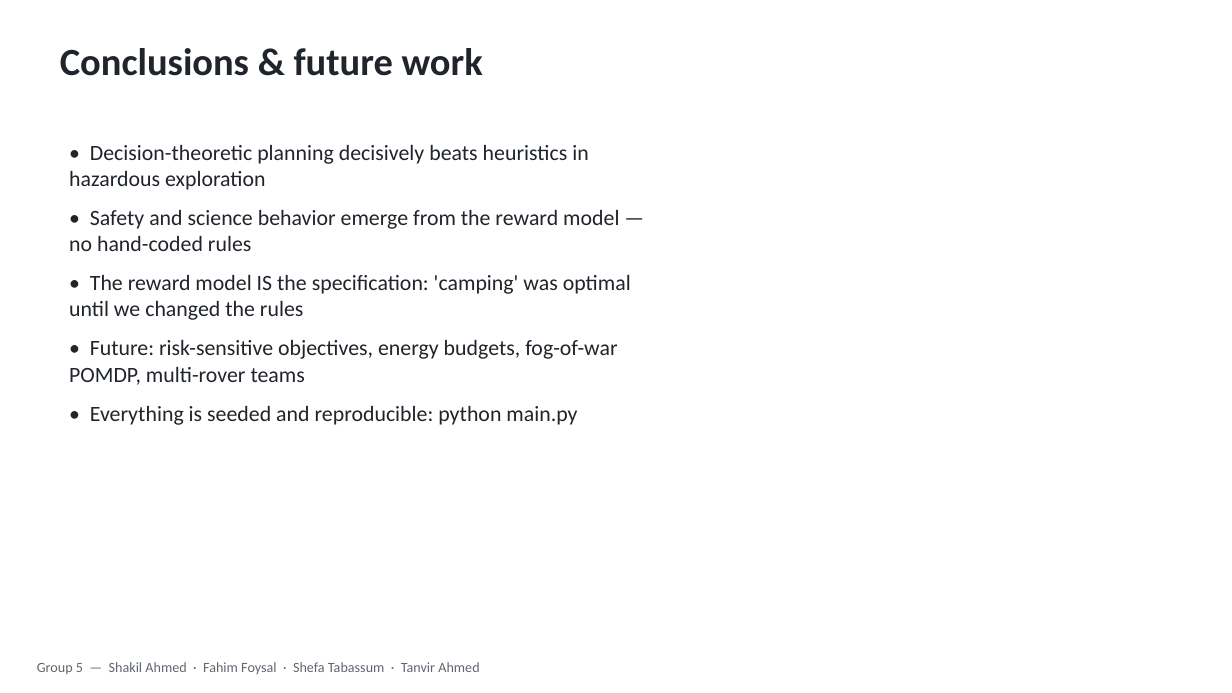
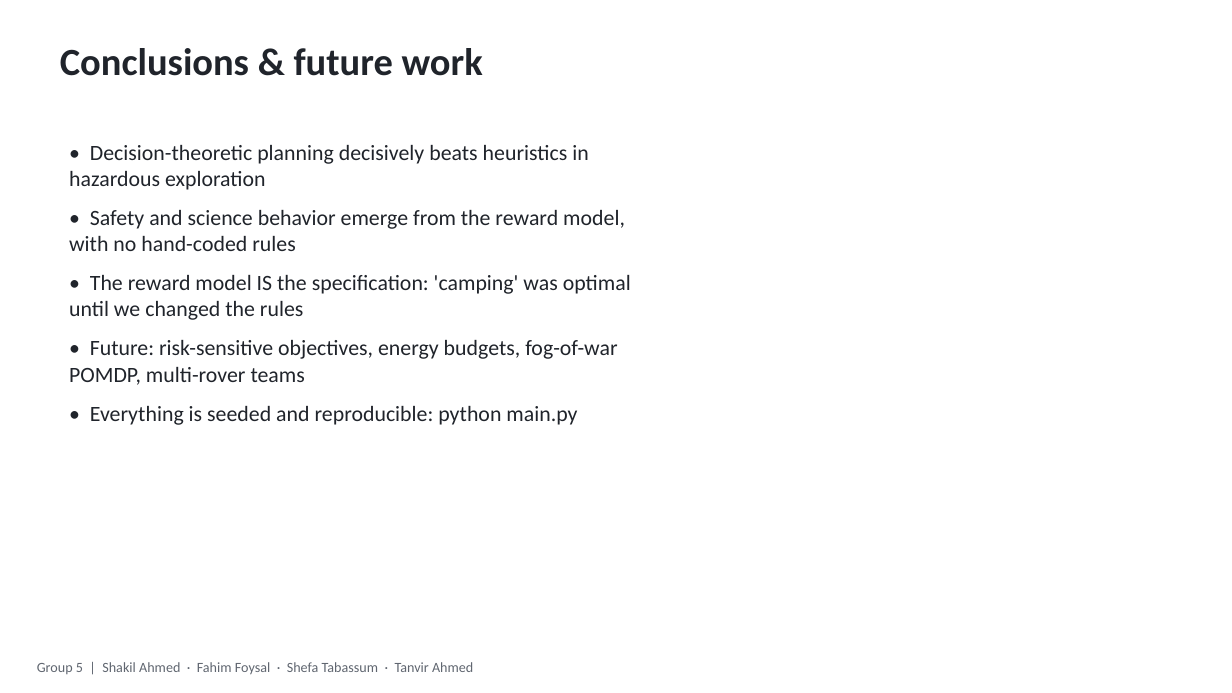
Before and after one commit to MRSHAKILS/Autonomous-Volcanic-Terrain-Exploration-Using-Markov-Decision-Process, a slide deck: slide 9 of others/final_presentation.pptx. Drawn at 1232x693 pixels with LibreOffice and Linux fonts; fonts in the diff are those of the drawing. Boxes give left, top, right and bottom in pixels: in the first picture for what was removed or moved away, otherwise in the second. Text is boxed around its words. In the diff, an @@ line names an element or a change of style, - is before the commit and + after.

```diff
--- a/others/final_presentation.pptx
+++ b/others/final_presentation.pptx
@@ text at (69, 210, 625, 251): text changed @@
-• Safety and science behavior emerge from the reward model — no hand-coded rules
+• Safety and science behavior emerge from the reward model, with no hand-coded rules
@@ text at (37, 662, 473, 674): text changed @@
-Group 5 — Shakil Ahmed · Fahim Foysal · Shefa Tabassum · Tanvir Ahmed
+Group 5 | Shakil Ahmed · Fahim Foysal · Shefa Tabassum · Tanvir Ahmed
```
Also in this commit, not shown: 8 other slides changed, 11 other files.
